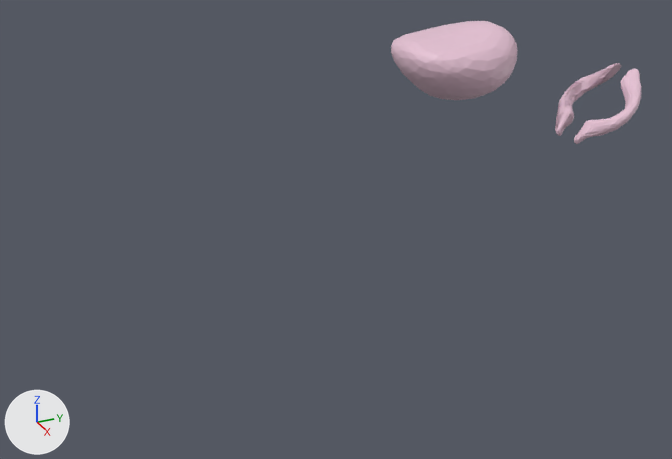
Two versions of the glTF model public/models/systems/reproductive.glb, one commit apart.
Before and after are seen from a 50 mm lens placed at (0.221, -0.2158, 0.9264), pointed at (-0.0015, -0.1156, 0.8151). Every picture has the same lights, and +X, +Y and +Z are marked at lower left. The picture after the commit comes second.

In view in the first picture: 'FJ1450M', 'FJ2543', 'FJ2548', 'FJ3139' and 1 more.
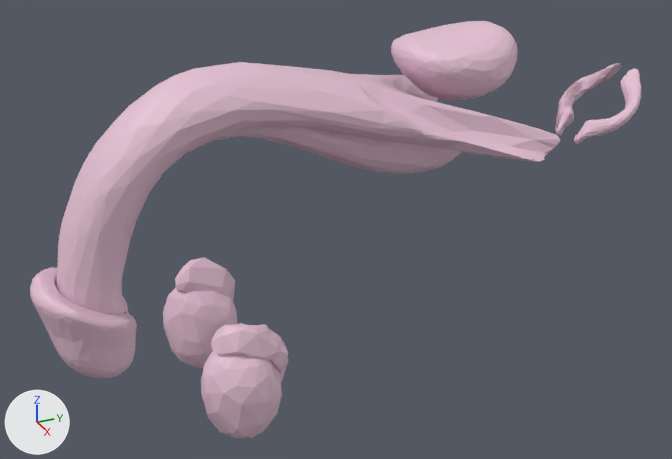
Diff of the bpy script that builds the scene:
```diff
--- a/public/models/systems/reproductive.glb.py
+++ b/public/models/systems/reproductive.glb.py
@@ mat_defaultmaterial_011 @@
+mat_defaultmaterial_011 = bpy.data.materials.new('DefaultMaterial.011')
+mat_defaultmaterial_011.use_nodes = True; mat_defaultmaterial_011.node_tree.nodes.clear()
+_N = mat_defaultmaterial_011.node_tree.nodes; _L = mat_defaultmaterial_011.node_tree.links
+n0 = _N.new('ShaderNodeOutputMaterial'); n0.name = 'Material Output'
+n1 = _N.new('ShaderNodeBsdfPrincipled'); n1.name = 'Principled BSDF'
+n2 = _N.new('ShaderNodeVertexColor'); n2.name = 'Color Attribute'
+_L.new(n1.outputs[0], n0.inputs[0])  # 'BSDF' to 'Surface'
+_L.new(n2.outputs[0], n1.inputs[0])  # 'Color' to 'Base Color'
@@ mat_defaultmaterial_010 @@
+mat_defaultmaterial_010 = bpy.data.materials.new('DefaultMaterial.010')
+mat_defaultmaterial_010.use_nodes = True; mat_defaultmaterial_010.node_tree.nodes.clear()
+_N = mat_defaultmaterial_010.node_tree.nodes; _L = mat_defaultmaterial_010.node_tree.links
+n0 = _N.new('ShaderNodeOutputMaterial'); n0.name = 'Material Output'
+n1 = _N.new('ShaderNodeBsdfPrincipled'); n1.name = 'Principled BSDF'
+n2 = _N.new('ShaderNodeVertexColor'); n2.name = 'Color Attribute'
+_L.new(n1.outputs[0], n0.inputs[0])  # 'BSDF' to 'Surface'
+_L.new(n2.outputs[0], n1.inputs[0])  # 'Color' to 'Base Color'
@@ mat_defaultmaterial_009 @@
+mat_defaultmaterial_009 = bpy.data.materials.new('DefaultMaterial.009')
+mat_defaultmaterial_009.use_nodes = True; mat_defaultmaterial_009.node_tree.nodes.clear()
+_N = mat_defaultmaterial_009.node_tree.nodes; _L = mat_defaultmaterial_009.node_tree.links
+n0 = _N.new('ShaderNodeOutputMaterial'); n0.name = 'Material Output'
+n1 = _N.new('ShaderNodeBsdfPrincipled'); n1.name = 'Principled BSDF'
+n2 = _N.new('ShaderNodeVertexColor'); n2.name = 'Color Attribute'
+_L.new(n1.outputs[0], n0.inputs[0])  # 'BSDF' to 'Surface'
+_L.new(n2.outputs[0], n1.inputs[0])  # 'Color' to 'Base Color'
@@ mat_defaultmaterial_008 @@
+mat_defaultmaterial_008 = bpy.data.materials.new('DefaultMaterial.008')
+mat_defaultmaterial_008.use_nodes = True; mat_defaultmaterial_008.node_tree.nodes.clear()
+_N = mat_defaultmaterial_008.node_tree.nodes; _L = mat_defaultmaterial_008.node_tree.links
+n0 = _N.new('ShaderNodeOutputMaterial'); n0.name = 'Material Output'
+n1 = _N.new('ShaderNodeBsdfPrincipled'); n1.name = 'Principled BSDF'
+n2 = _N.new('ShaderNodeVertexColor'); n2.name = 'Color Attribute'
+_L.new(n1.outputs[0], n0.inputs[0])  # 'BSDF' to 'Surface'
+_L.new(n2.outputs[0], n1.inputs[0])  # 'Color' to 'Base Color'
@@ mat_defaultmaterial_007 @@
+mat_defaultmaterial_007 = bpy.data.materials.new('DefaultMaterial.007')
+mat_defaultmaterial_007.use_nodes = True; mat_defaultmaterial_007.node_tree.nodes.clear()
+_N = mat_defaultmaterial_007.node_tree.nodes; _L = mat_defaultmaterial_007.node_tree.links
+n0 = _N.new('ShaderNodeOutputMaterial'); n0.name = 'Material Output'
+n1 = _N.new('ShaderNodeBsdfPrincipled'); n1.name = 'Principled BSDF'
+n2 = _N.new('ShaderNodeVertexColor'); n2.name = 'Color Attribute'
+_L.new(n1.outputs[0], n0.inputs[0])  # 'BSDF' to 'Surface'
+_L.new(n2.outputs[0], n1.inputs[0])  # 'Color' to 'Base Color'
@@ mat_defaultmaterial_006 @@
+mat_defaultmaterial_006 = bpy.data.materials.new('DefaultMaterial.006')
+mat_defaultmaterial_006.use_nodes = True; mat_defaultmaterial_006.node_tree.nodes.clear()
+_N = mat_defaultmaterial_006.node_tree.nodes; _L = mat_defaultmaterial_006.node_tree.links
+n0 = _N.new('ShaderNodeOutputMaterial'); n0.name = 'Material Output'
+n1 = _N.new('ShaderNodeBsdfPrincipled'); n1.name = 'Principled BSDF'
+n2 = _N.new('ShaderNodeVertexColor'); n2.name = 'Color Attribute'
+_L.new(n1.outputs[0], n0.inputs[0])  # 'BSDF' to 'Surface'
+_L.new(n2.outputs[0], n1.inputs[0])  # 'Color' to 'Base Color'
@@ mat_defaultmaterial_005 @@
+mat_defaultmaterial_005 = bpy.data.materials.new('DefaultMaterial.005')
+mat_defaultmaterial_005.use_nodes = True; mat_defaultmaterial_005.node_tree.nodes.clear()
+_N = mat_defaultmaterial_005.node_tree.nodes; _L = mat_defaultmaterial_005.node_tree.links
+n0 = _N.new('ShaderNodeOutputMaterial'); n0.name = 'Material Output'
+n1 = _N.new('ShaderNodeBsdfPrincipled'); n1.name = 'Principled BSDF'
+n2 = _N.new('ShaderNodeVertexColor'); n2.name = 'Color Attribute'
+_L.new(n1.outputs[0], n0.inputs[0])  # 'BSDF' to 'Surface'
+_L.new(n2.outputs[0], n1.inputs[0])  # 'Color' to 'Base Color'
@@ ob_fj3141 @@
+ob_fj3141 = bpy.data.objects.new('FJ3141', me_fj3141)  # 38 vertices, 76 faces; spans x -0.0261..-0.0167, y -0.1594..-0.1402, z 0.7788..0.803
+ob_fj3141.location = (0.0, 0.0, 0.0)
@@ ob_fj3136 @@
+ob_fj3136 = bpy.data.objects.new('FJ3136', me_fj3136)  # 121 vertices, 238 faces; spans x 0.013..0.0239, y -0.1596..-0.1393, z 0.7774..0.8031
+ob_fj3136.location = (0.0, 0.0, 0.0)
@@ ob_fj3142 @@
+ob_fj3142 = bpy.data.objects.new('FJ3142', me_fj3142)  # 108 vertices, 212 faces; spans x -0.0308..-0.0105, y -0.1634..-0.1412, z 0.7687..0.7971
+ob_fj3142.location = (0.0, 0.0, 0.0)
@@ ob_fj3138 @@
+ob_fj3138 = bpy.data.objects.new('FJ3138', me_fj3138)  # 107 vertices, 210 faces; spans x 0.0075..0.0276, y -0.1635..-0.1414, z 0.7679..0.7968
+ob_fj3138.location = (0.0, 0.0, 0.0)
@@ ob_fj3133 @@
+ob_fj3133 = bpy.data.objects.new('FJ3133', me_fj3133)  # 290 vertices, 576 faces; spans x -0.0113..0.01, y -0.1871..-0.075, z 0.7871..0.8583
+ob_fj3133.location = (0.0, 0.0, 0.0)
@@ ob_fj3132 @@
+ob_fj3132 = bpy.data.objects.new('FJ3132', me_fj3132)  # 648 vertices, 1268 faces; spans x -0.0321..0.0311, y -0.1956..-0.0645, z 0.7865..0.8668
+ob_fj3132.location = (0.0, 0.0, 0.0)
@@ ob_fj3134 @@
+ob_fj3134 = bpy.data.objects.new('FJ3134', me_fj3134)  # 693 vertices, 1371 faces; spans x -0.0155..0.0142, y -0.2009..-0.1761, z 0.7858..0.8162
+ob_fj3134.location = (0.0, 0.0, 0.0)
```

Changed parts and their boxes (x1, y1, x2, y2) in the pictures (672 x 459 px):
'FJ3132', added: after (57, 62, 560, 315)
'FJ3134', added: after (30, 267, 137, 379)
'FJ3133', added: after (121, 128, 462, 275)
'FJ3138', added: after (201, 351, 282, 438)
'FJ3142', added (pink): after (163, 288, 237, 368)
'FJ3136', added: after (211, 323, 288, 382)
'FJ3141', added: after (175, 257, 235, 300)
